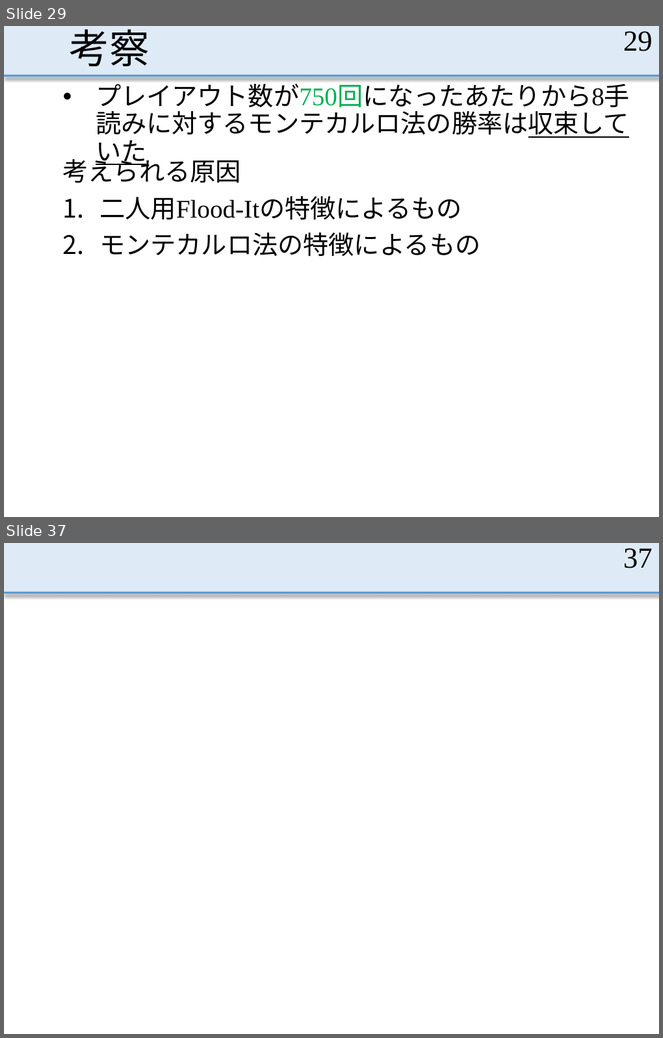
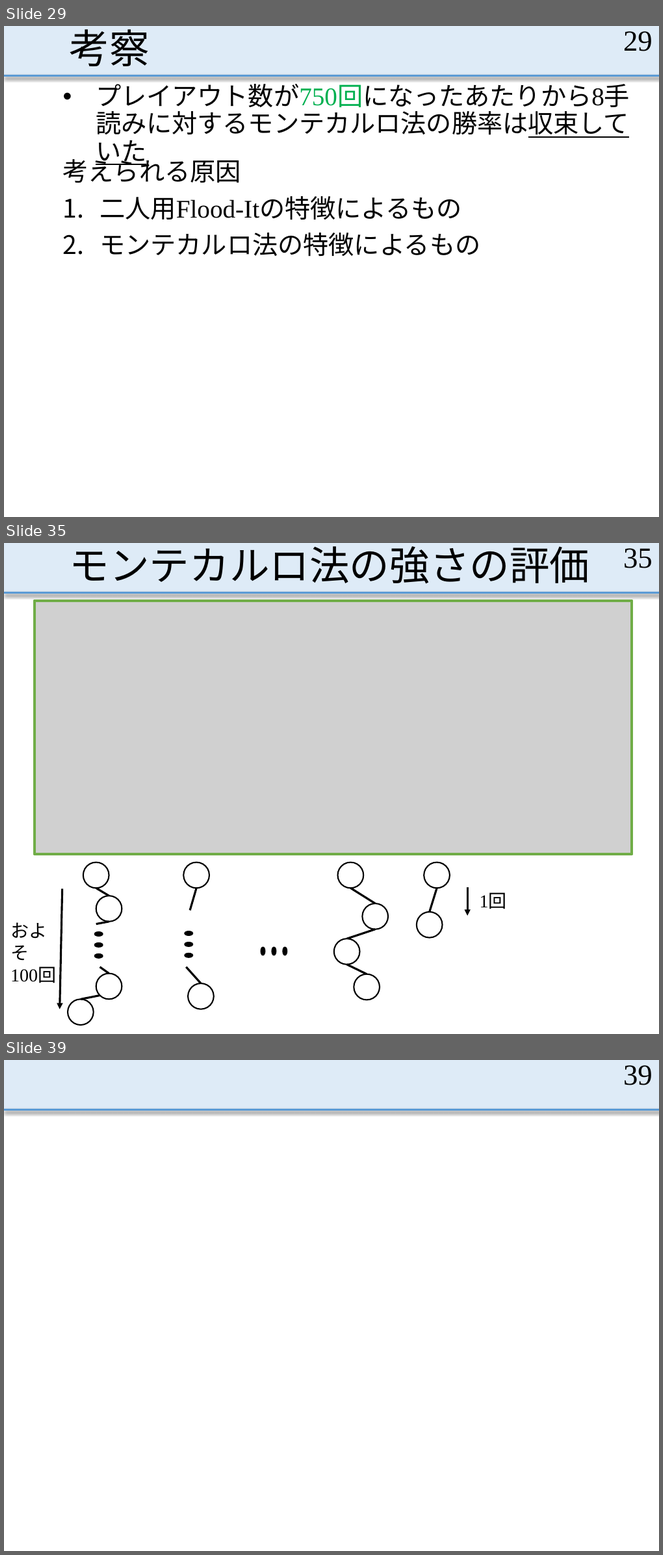
Before and after one commit to MasayaOda/SR, a slide deck: 中間発表1210.pptx. Shown one above the other, each under a label of ours: slides 29 and 37 before the commit, slides 29, 35 and 39 after it; the slides between them are not shown. The pictures are 663x1038 and 663x1555 pixels, drawn with LibreOffice and Linux fonts; fonts in the diff are those of the drawing; grey boxes stand for pictures. Boxes give left, top, right and bottom in pixels: in the first picture for what was removed or moved away, otherwise in the second. Text is boxed around its words. In the diff, an @@ line names an element or a change of style, - is before the commit and + after.

```diff
--- a/中間発表1210.pptx
+++ b/中間発表1210.pptx
@@ slide 35 added at bbox=[4, 543, 659, 1034], background #FFFFFF; not listed: 2 template elements that a slide beside it also shows @@
@@ title added at bbox=[70, 546, 590, 584], 44 pt, text #000000 @@
+モンテカルロ法の強さの評価
@@ page number added at bbox=[623, 548, 653, 568], 32 pt, text #000000 @@
+35
@@ picture added at bbox=[34, 601, 632, 854] @@
@@ group added at bbox=[183, 863, 507, 1010]: 14 ellipses, 6 lines, 1 arrow, 1 text @@
+1回
@@ group added at bbox=[10, 863, 122, 1025]: 7 ellipses, 4 lines, 1 arrow, 1 text @@
+およそ
+100回
@@ what was slide 37 is now slide 39 @@
@@ page number at bbox=[623, 1065, 653, 1085]: text changed @@
-37
+39
```
Also in this commit, not shown: 22 slides changed, 2 other slides added.
